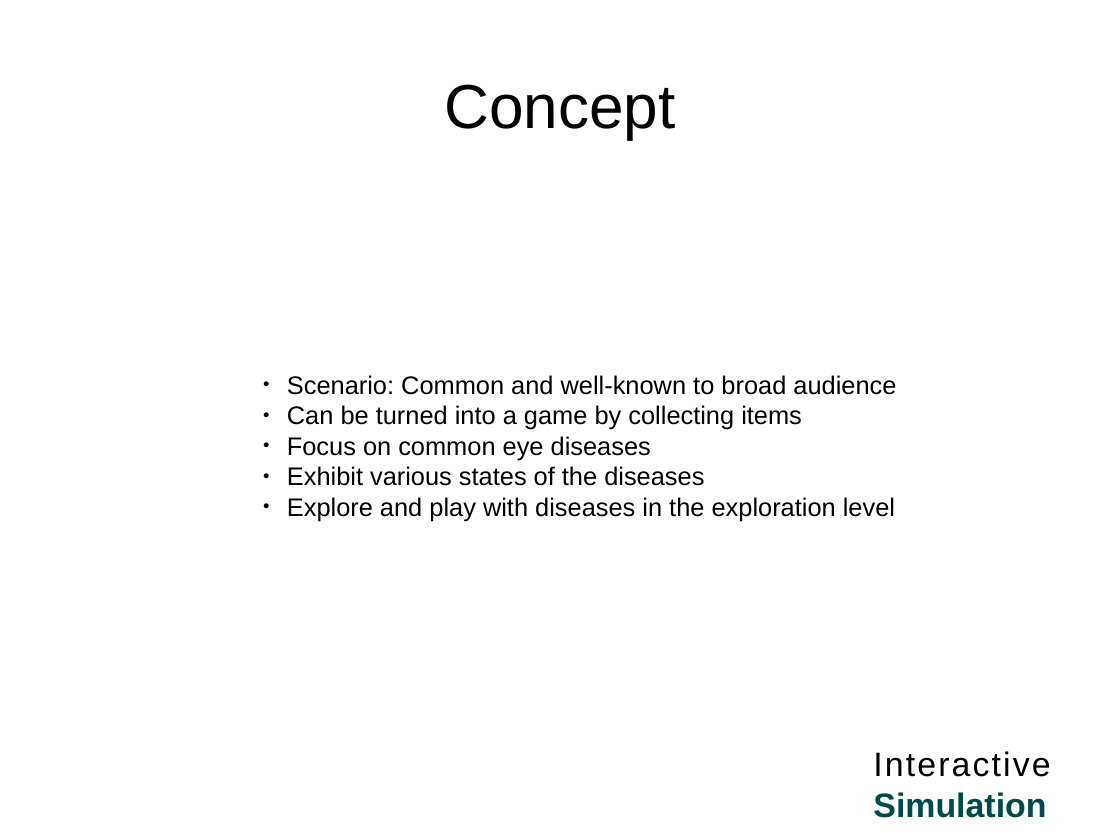
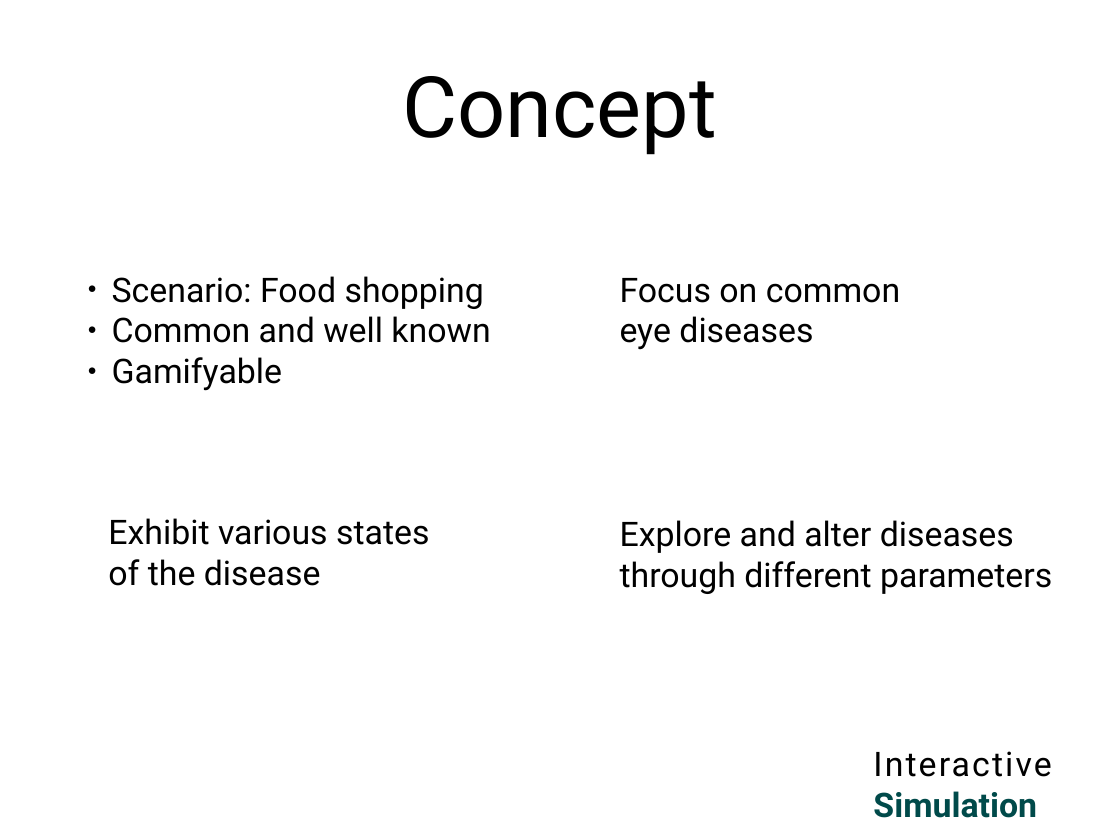
Before and after one commit to unia-intsim-ws1516/group15-lemp-buettner, a slide deck: slide 3 of presentation/finalPresentation.odp. Drawn at 1120x840 pixels with LibreOffice and Linux fonts; fonts in the diff are those of the drawing. Boxes give left, top, right and bottom in pixels: in the first picture for what was removed or moved away, otherwise in the second. Text is boxed around its words. In the diff, an @@ line names an element or a change of style, - is before the commit and + after.

```diff
--- a/presentation/finalPresentation.odp
+++ b/presentation/finalPresentation.odp
@@ title "Concept" at [403,76,717,155]: size 44 to 60 pt, font Arial to Roboto @@
@@ text added at [112,276,490,391], 24 pt, text #000000 @@
+● Scenario: Food shopping
+● Common and well known
+● Gamifyable
@@ text added at [620,278,900,350], 24 pt, text #000000 @@
+Focus on common
+eye diseases
@@ text removed at [287,375,896,521] @@
-● Scenario: Common and well-known to broad audience
-● Can be turned into a game by collecting items
-● Focus on common eye diseases
-● Exhibit various states of the diseases
-● Explore and play with diseases in the exploration level
@@ text added at [108,518,429,586], 24 pt, text #000000 @@
+Exhibit various states
+of the disease
@@ text added at [620,520,1052,594], 24 pt, text #000000 @@
+Explore and alter diseases
+through different parameters
@@ text "Interactive Simulation" at [873,751,1051,818]: font Arial to Roboto @@
```
Also in this commit, not shown: 2 other slides changed, 4 slides added, 1 slide removed, 2 other files.
